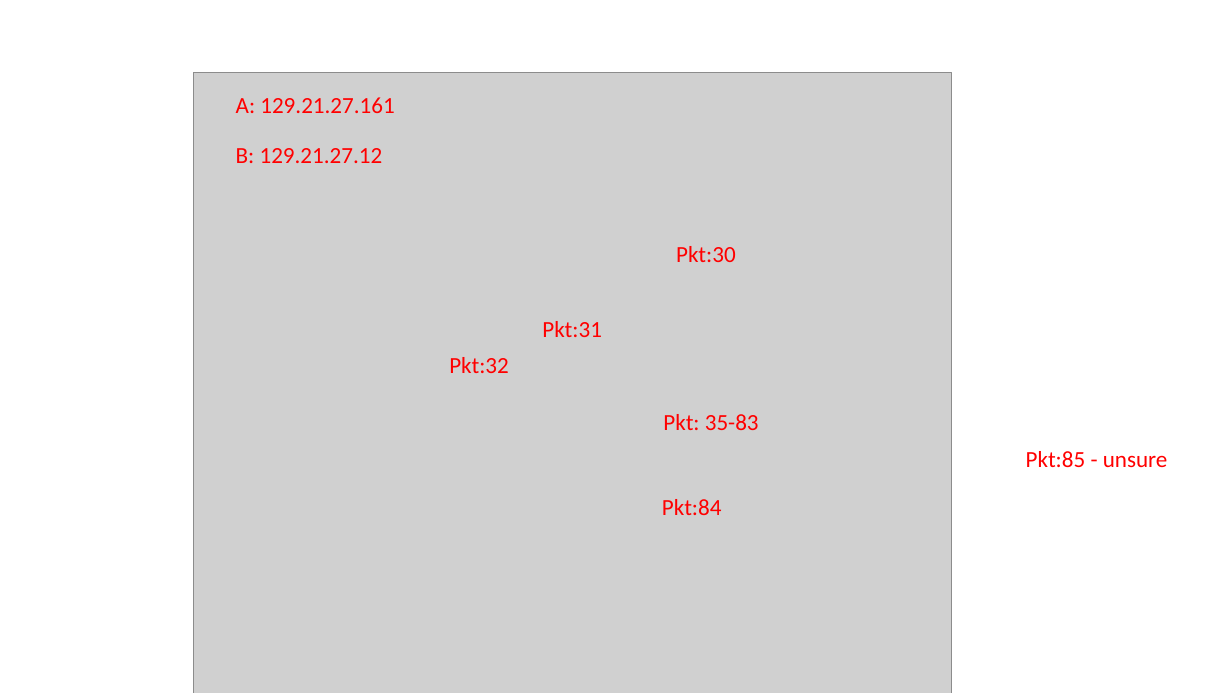
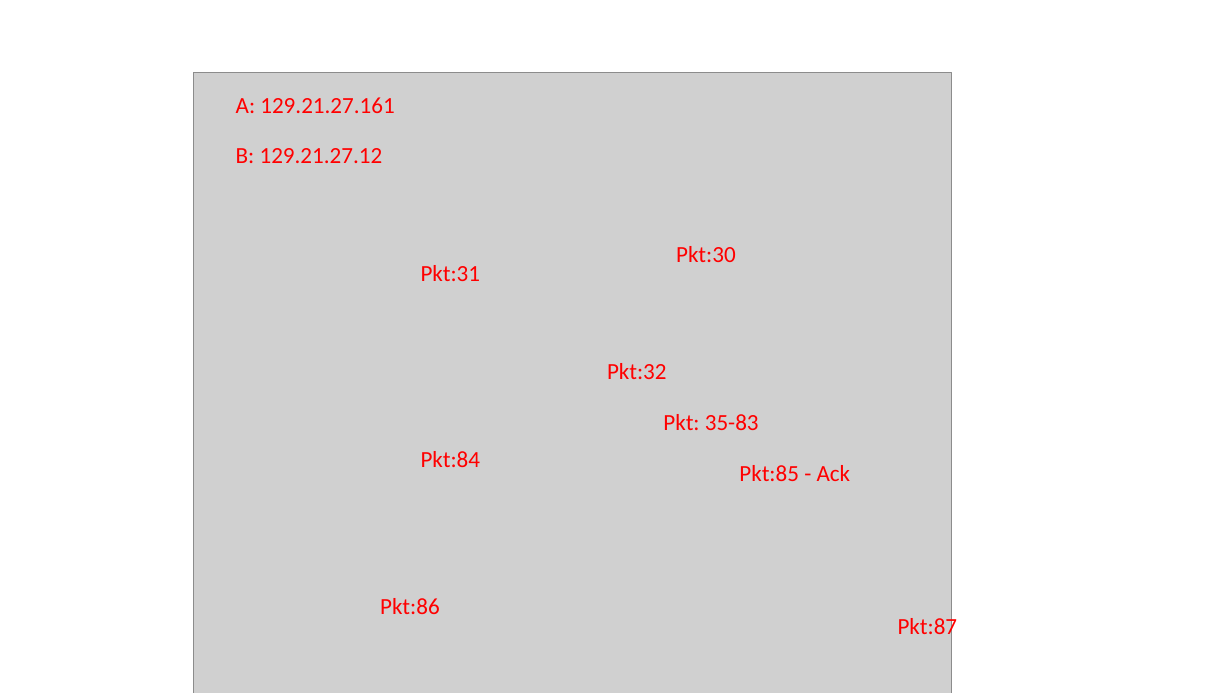
Before and after one commit to brianlandy531/dcp2, a slide deck: slide 2 of proj2/exercise2/TCP_states.pptx. Drawn at 1232x693 pixels with LibreOffice and Linux fonts; fonts in the diff are those of the drawing; grey boxes stand for pictures. Boxes give left, top, right and bottom in pixels: in the first picture for what was removed or moved away, otherwise in the second. Text is boxed around its words. In the diff, an @@ line names an element or a change of style, - is before the commit and + after.

```diff
--- a/proj2/exercise2/TCP_states.pptx
+++ b/proj2/exercise2/TCP_states.pptx
@@ text "Pkt:31" moved from (x1=542, y1=321, x2=602, y2=337) to (x1=421, y1=265, x2=481, y2=281) @@
@@ text "Pkt:32" moved from (x1=449, y1=357, x2=509, y2=373) to (x1=607, y1=363, x2=667, y2=379) @@
@@ text "Pkt:84" moved from (x1=662, y1=499, x2=722, y2=515) to (x1=421, y1=451, x2=481, y2=467) @@
@@ text at (x1=739, y1=465, x2=851, y2=481): text changed @@
-Pkt:85 - unsure
+Pkt:85 - Ack
@@ text added at (x1=380, y1=598, x2=440, y2=614), 18 pt, text #FF0000 @@
+Pkt:86
@@ text added at (x1=898, y1=614, x2=958, y2=640), 18 pt, text #FF0000 @@
+Pkt:87
```
Also in this commit, not shown: 3 other files.
